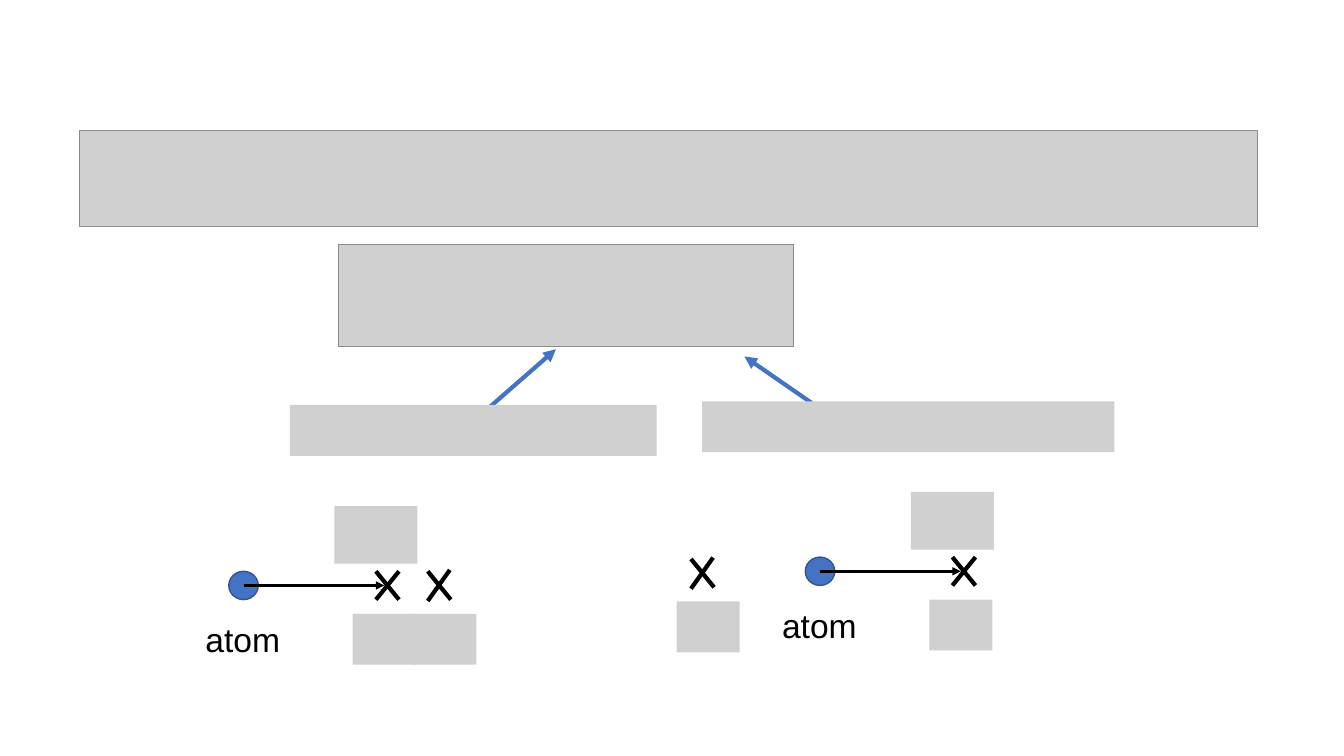
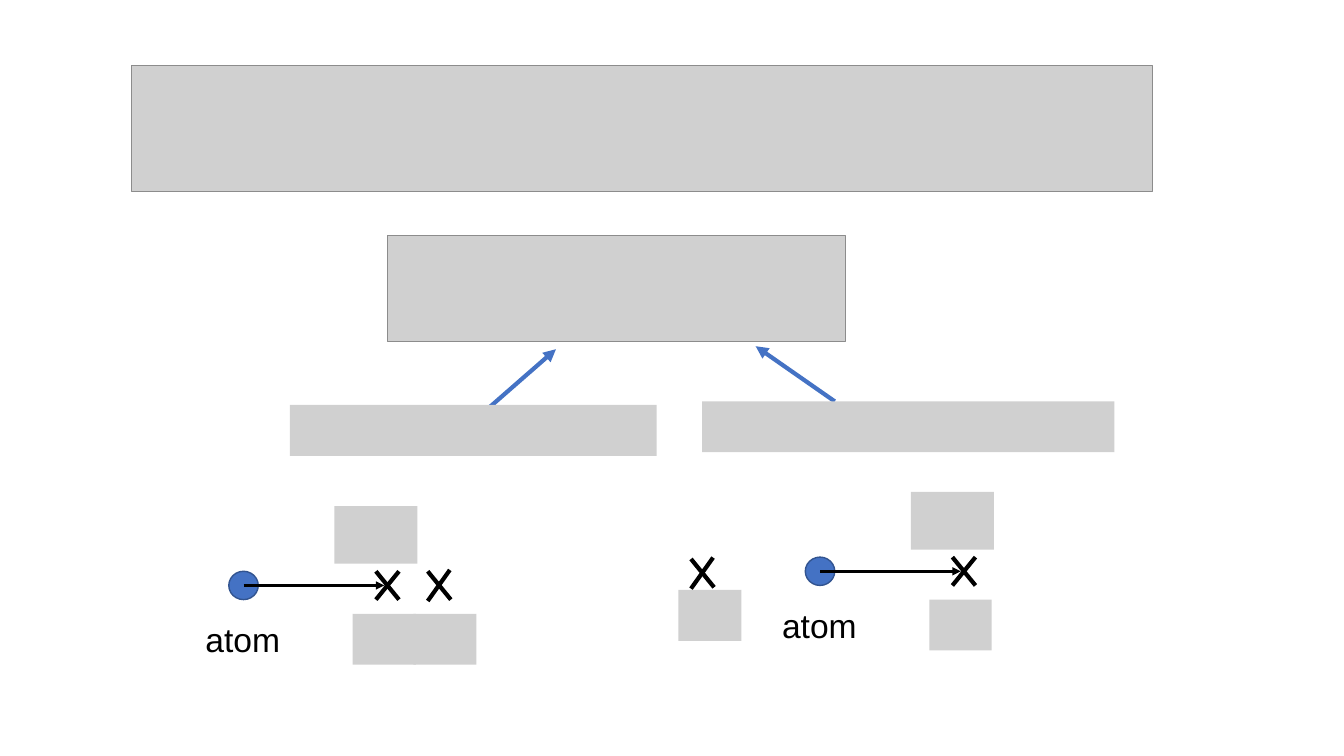
Before and after one commit to youjieyu888/entangle-cascade, a slide deck: slide 12 of Jieyu You.pptx (slide 15 before the commit). Drawn at 1344x756 pixels with LibreOffice and Linux fonts; fonts in the diff are those of the drawing; grey boxes stand for pictures. Boxes give left, top, right and bottom in pixels: in the first picture for what was removed or moved away, otherwise in the second. Text is boxed around its words. In the diff, an @@ line names an element or a change of style, - is before the commit and + after.

```diff
--- a/Jieyu You.pptx
+++ b/Jieyu You.pptx
@@ picture added at box(132, 66, 1152, 192) @@
@@ picture removed at box(80, 131, 1258, 227) @@
@@ picture: place and size @@
-picture at box(338, 244, 792, 347)
+picture at box(387, 235, 845, 342)
@@ arrow moved from (818, 407) - (745, 357) to (835, 401) - (756, 346) @@
@@ picture: place and size @@
-picture at box(677, 602, 740, 652)
+picture at box(679, 590, 742, 640)
```
Also in this commit, not shown: 5 other slides changed, 1 slide added, 8 slides removed, 6 other files.
